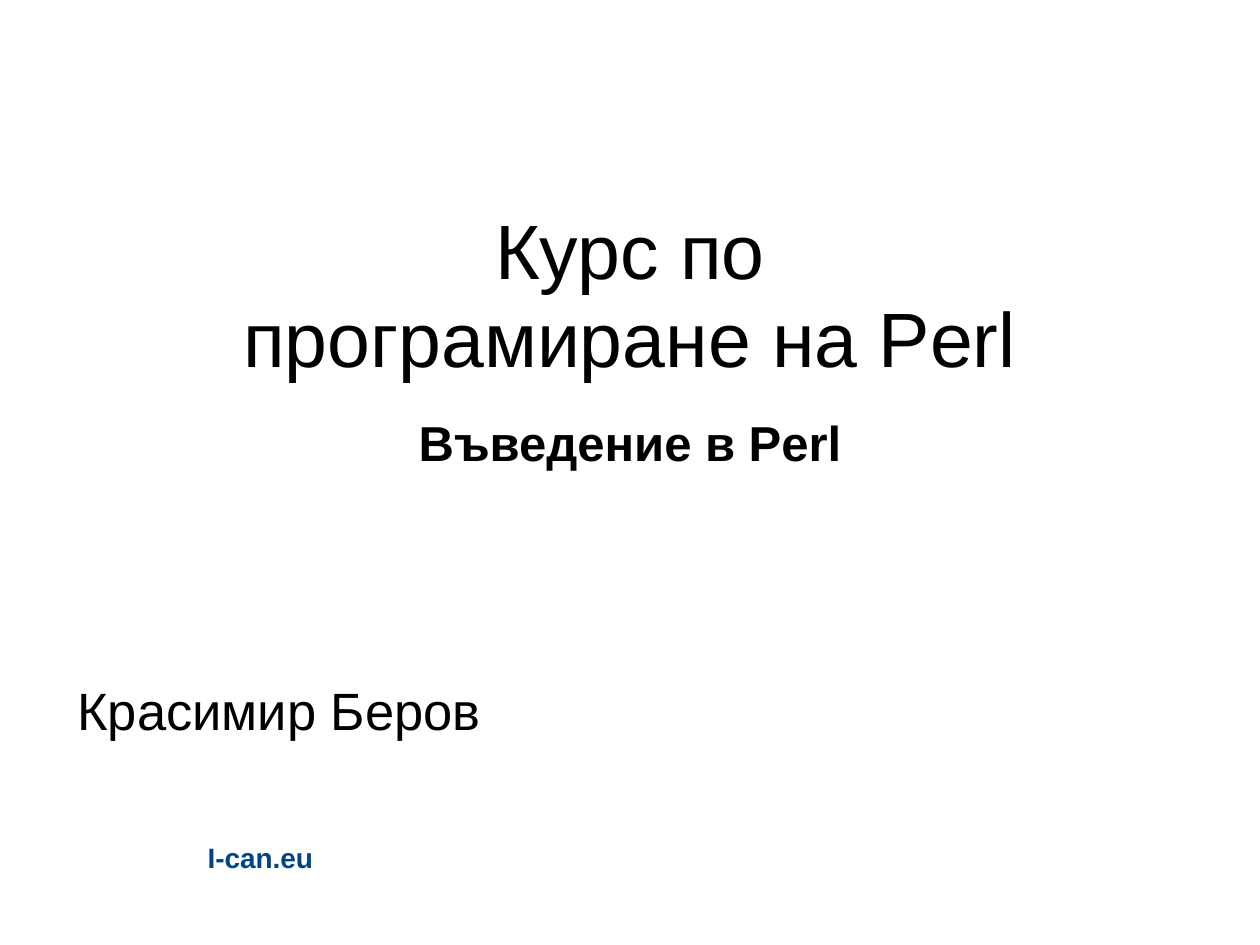
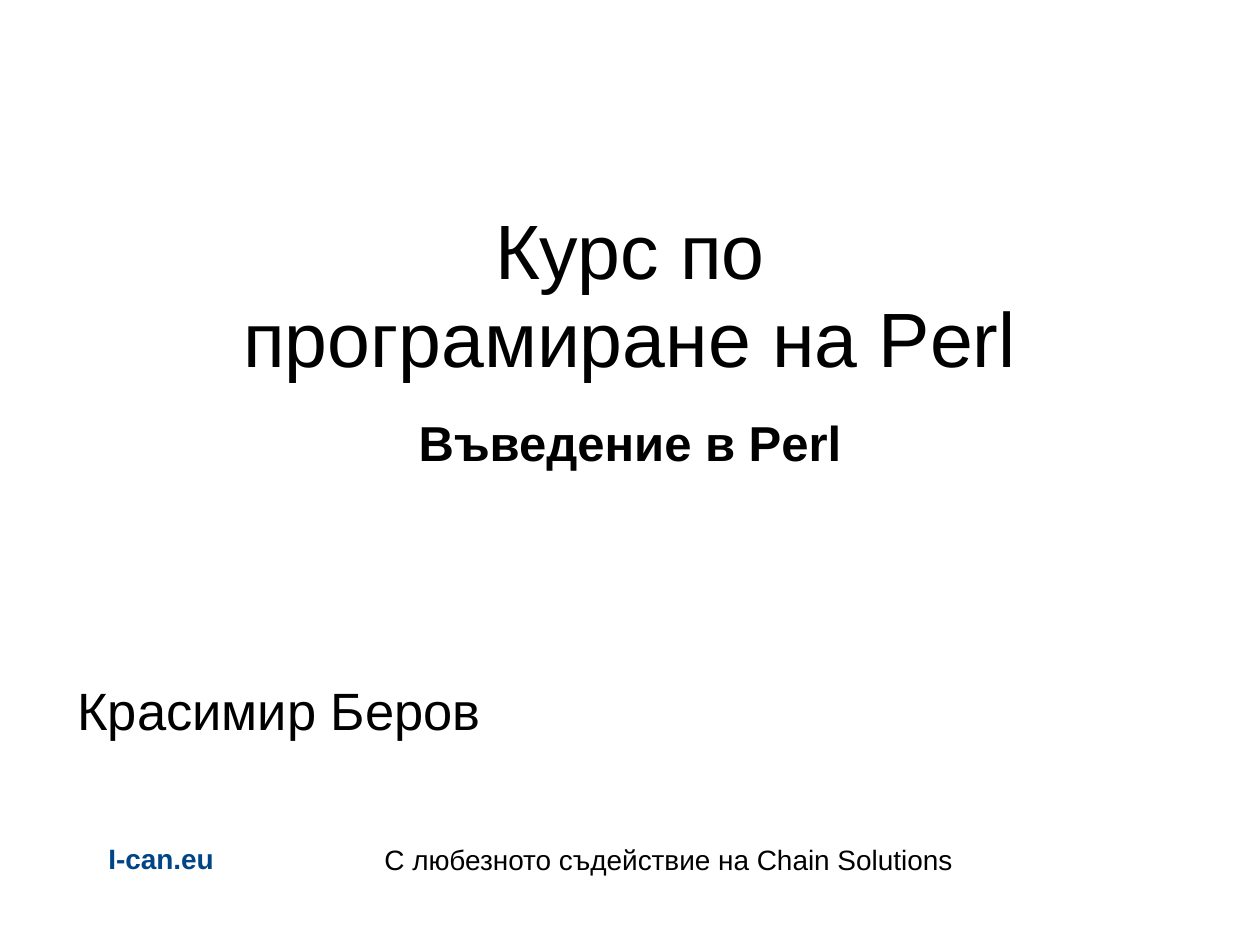
Before and after one commit to kberov/PerlProgrammingCourse, a slide deck: slide 1 of 01_intro_bg.odp. Drawn at 1260x945 pixels with LibreOffice and Linux fonts; fonts in the diff are those of the drawing; background and template pictures are left out. Boxes give left, top, right and bottom in pixels: in the first picture for what was removed or moved away, otherwise in the second. Text is boxed around its words. In the diff, an @@ line names an element or a change of style, - is before the commit and + after.

```diff
--- a/01_intro_bg.odp
+++ b/01_intro_bg.odp
@@ text "I-can.eu" moved from (x1=208, y1=848, x2=313, y2=869) to (x1=108, y1=849, x2=213, y2=870) @@
@@ text "I-can.eu" at (x1=108, y1=849, x2=213, y2=870): line spacing 1.04 to 1; more space between paragraphs @@
@@ text added at (x1=384, y1=849, x2=952, y2=876), 16 pt, text #000000 @@
+С любезното съдействие на Chain Solutions
```
Also in this commit, not shown: 13 other slides changed, 1 slide added, 1 slide removed, 1 other file.
